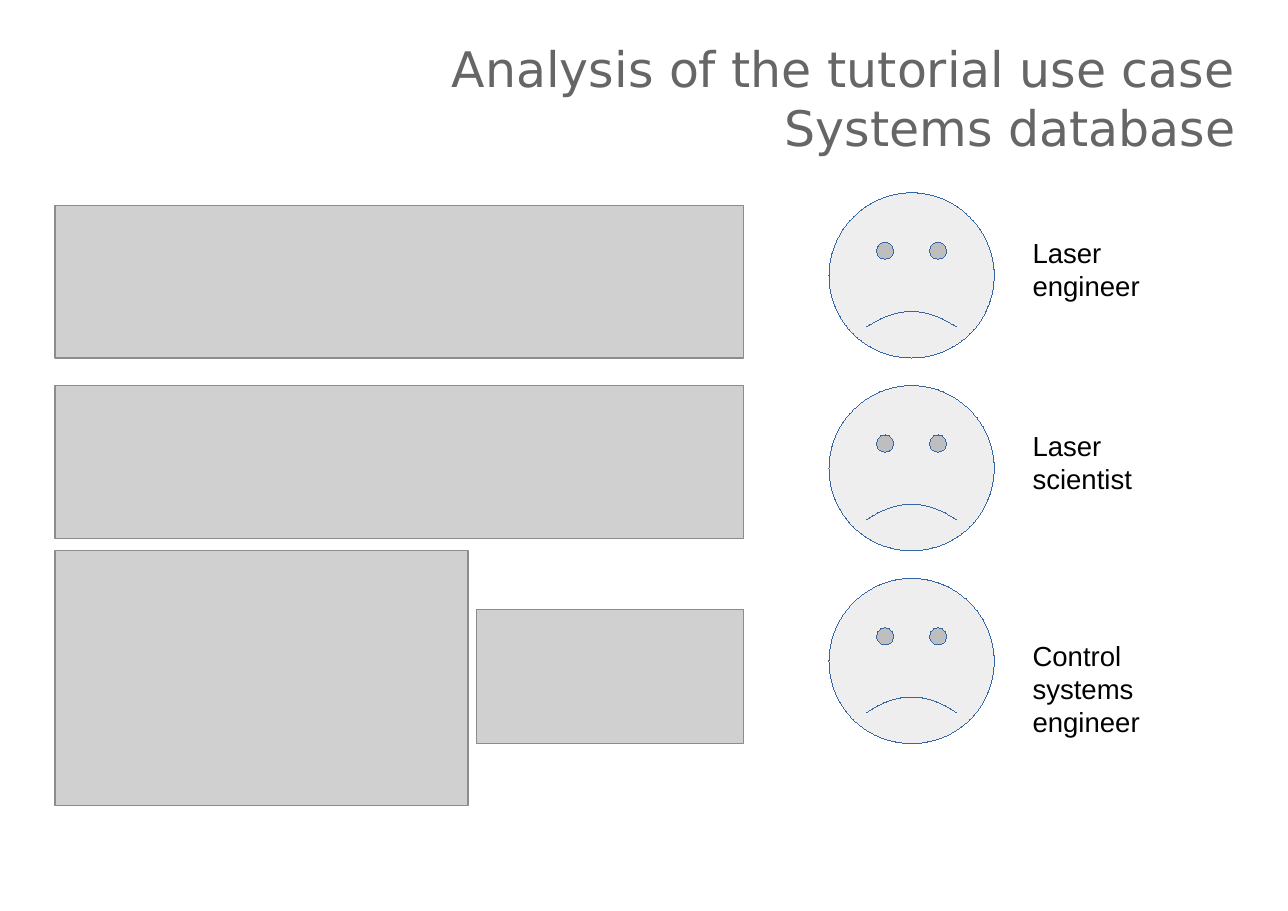
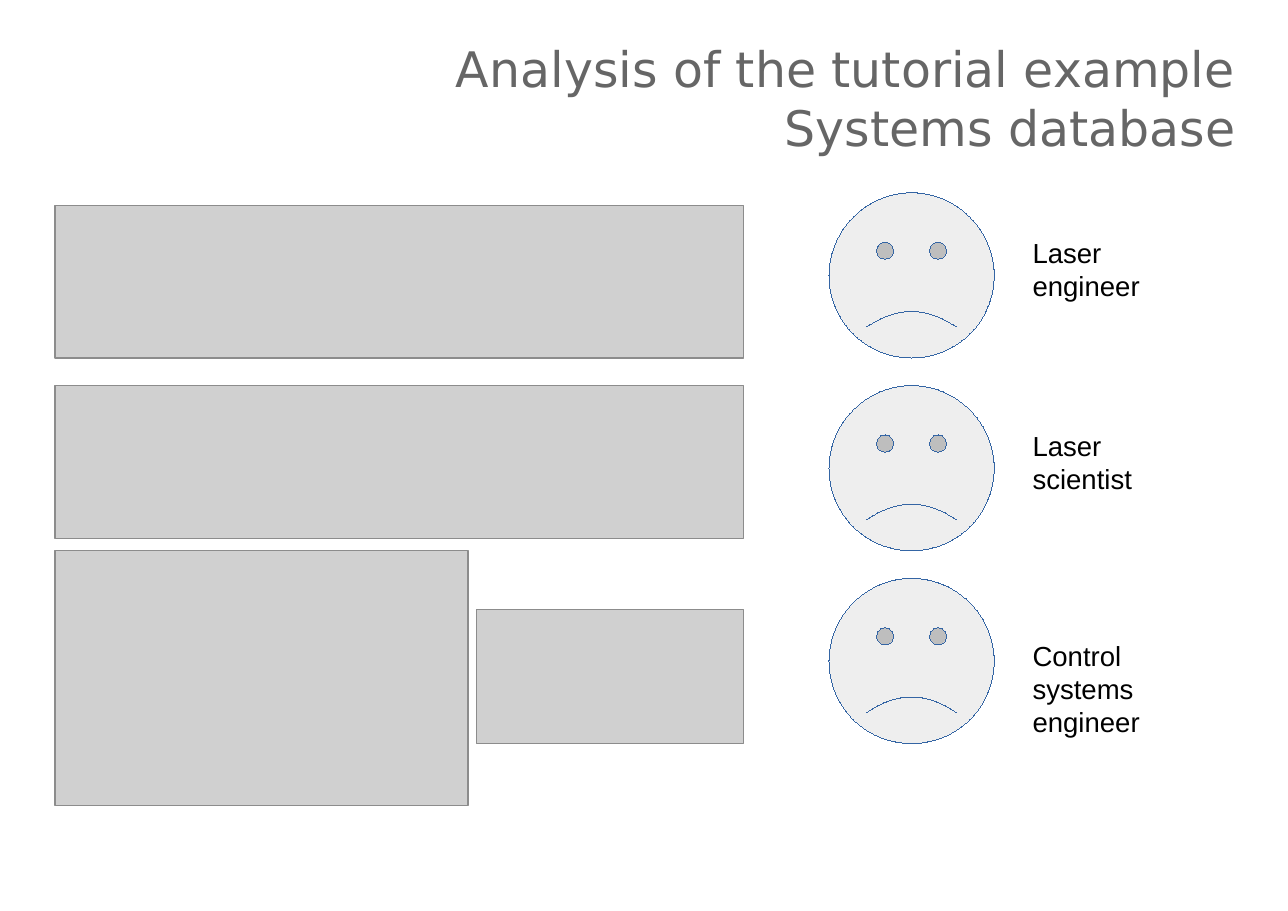
Before and after one commit to svachaj/OpenAPI-Tutorial, a slide deck: slide 6 of PCaPAC-tutorial-openapi.pptx (slide 5 before the commit). Drawn at 1288x911 pixels with LibreOffice and Linux fonts; fonts in the diff are those of the drawing; grey boxes stand for pictures; background and template pictures are left out. Boxes give left, top, right and bottom in pixels: in the first picture for what was removed or moved away, otherwise in the second. Text is boxed around its words. In the diff, an @@ line names an element or a change of style, - is before the commit and + after.

```diff
--- a/PCaPAC-tutorial-openapi.pptx
+++ b/PCaPAC-tutorial-openapi.pptx
@@ text at (x1=456, y1=50, x2=1235, y2=97): text changed @@
-Analysis of the tutorial use case
+Analysis of the tutorial example
```
Also in this commit, not shown: 4 other slides changed, 1 slide added.
